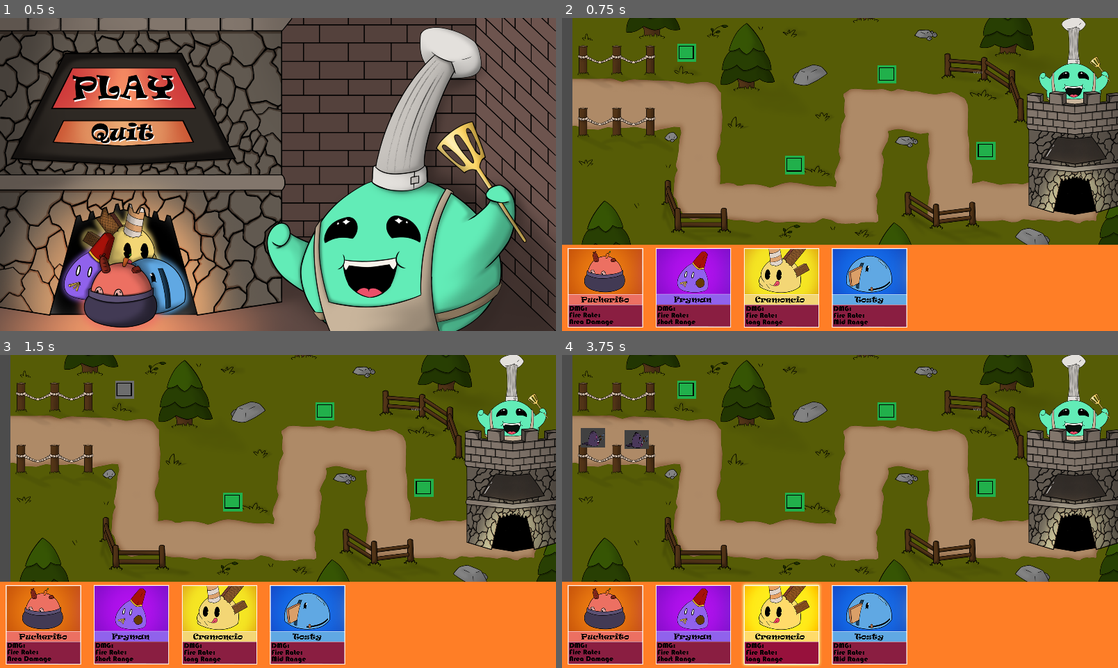
Above: before the commit, frames 1-4 (two rows, left to right).
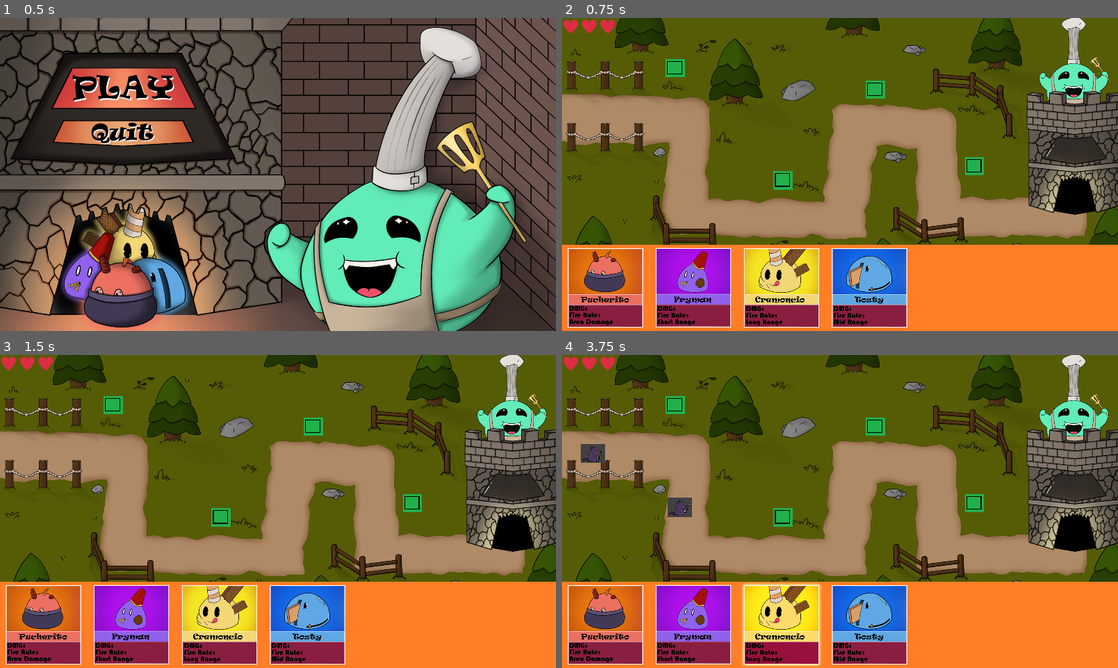
Above: after the commit, the same moments.

Repository: Ign4R/Ludum-dare-55
Game: Godot game, scene res://_main/scenes/Menus/MenuDeInicio.tscn
The game is run twice, just before and just after one commit, with the same random seed, the same clock (stepped at 60 frames per second) and the same inputs.
Inputs (mouse positions are in pixels of both pictures, inside the frame that each line leads up to):
- Up to frame 1 (0.5 s): no input
- Up to frame 2 (0.75 s): click (684, 89) at 0.5 s
- Up to frame 3 (1.5 s): click (122, 389) at 1.27 s
- Up to frame 4 (3.75 s): click (606, 624) at 2 s; click (695, 624) at 2.75 s; click (778, 624) at 3.5 s

Frame 1 is identical in both runs. In frame 2, 25% of the frame differs, in the area x 0-100%, y 0-73%; in frame 3, 25%; in frame 4, 25%.

Commit message:
Bueno lo mando

Diff:
--- /dev/null
+++ b/_main/Scripts_/ButtonRestart.gd
@@ -0,0 +1,9 @@
+extends TextureButton
+
+var mainScene = "res://_main/scenes/EscenaPrincipal.tscn"
+
+func _ready():
+	connect("pressed", self, "_on_button_pressed")
+
+func _on_button_pressed():
+	get_tree().change_scene(mainScene)
--- a/_main/Scripts_/Enemies/Enemigo1.gd
+++ b/_main/Scripts_/Enemies/Enemigo1.gd
@@ -1,7 +1,7 @@
 extends Node2D
 
 var array_de_wayPoints = []
-var velocidadDeMovimiento = 100
+var velocidadDeMovimiento = 300
 var contador = 0
 
 func _enter_tree():
--- /dev/null
+++ b/_main/Scripts_/EntityMelee.gd
@@ -0,0 +1,10 @@
+extends SlimeBase
+
+#VARIABLES MODIFICABLES
+
+func _ready():
+	pass
+func attack(body):
+	print("ejecutando habilidad de tipo MELEE")
+	#HACER LA LOGICA DEL ATAQUE
+	#LLAMAR AL SONIDO Y ANIMACION
--- a/_main/Scripts_/GameManager.gd
+++ b/_main/Scripts_/GameManager.gd
@@ -3,11 +3,7 @@
 
 var slime_current
 var life = 3
-var life_text
-
-func _ready():
-	life_text = $"../RichTextLabel"
-	pass
+var principalMenu = "res://_main/scenes/Menus/MenuDeInicio.tscn"
 
 func _process(delta):
 	game_over()
@@ -26,8 +22,7 @@
 
 func restar_vida():
 	life -= 1
-	print(life)
 
 func game_over():
 	if(life <= 0):
-		print("pausar juego y cargar pantalla de derrota")
+		get_tree().change_scene(principalMenu)
--- /dev/null
+++ b/_main/Scripts_/MainMenuButton.gd
@@ -0,0 +1,10 @@
+extends TextureButton
+
+var mainScene = "res://_main/scenes/Menus/MenuDeInicio.tscn"
+
+func _ready():
+	connect("pressed", self, "_on_button_pressed")
+	print("HOLA")
+
+func _on_button_pressed():
+	get_tree().change_scene(mainScene)
--- /dev/null
+++ b/_main/Scripts_/VidasImagenes.gd
@@ -0,0 +1,15 @@
+extends HBoxContainer
+
+var vidas
+
+func _ready():
+	vidas = get_children()
+
+func _process(delta):
+	if(GameManager.life == 2):
+		vidas[0].visible = false
+	elif (GameManager.life == 1):
+		vidas[1].visible = false
+	elif (GameManager.life == 0):
+		vidas[2].visible = false
+	pass
--- /dev/null
+++ b/_main/scenes/Defeat_Escene.tscn
@@ -0,0 +1,42 @@
+[gd_scene load_steps=10 format=2]
+
+[ext_resource path="res://_main/sprites/Restart/Restart_Button_Over.png" type="Texture" id=1]
+[ext_resource path="res://_main/sprites/MainMenu/mainmenu_Button_over.png" type="Texture" id=2]
+[ext_resource path="res://_main/sprites/Restart/Restart_Button.png" type="Texture" id=3]
+[ext_resource path="res://_main/sprites/Restart/Restart_Button_Pressed.png" type="Texture" id=4]
+[ext_resource path="res://_main/sprites/Defeat.png" type="Texture" id=5]
+[ext_resource path="res://_main/sprites/MainMenu/mainmenu_Button.png" type="Texture" id=6]
+[ext_resource path="res://_main/sprites/MainMenu/mainmenu_Button_pressed.png" type="Texture" id=7]
+[ext_resource path="res://_main/Scripts_/MainMenuButton.gd" type="Script" id=8]
+[ext_resource path="res://_main/Scripts_/ButtonRestart.gd" type="Script" id=9]
+
+[node name="Defeat_Escene" type="Node2D"]
+
+[node name="Defeat" type="Sprite" parent="."]
+position = Vector2( 969.25, 539.25 )
+scale = Vector2( 1.00599, 0.99213 )
+texture = ExtResource( 5 )
+
+[node name="MainMenu" type="TextureButton" parent="."]
+margin_left = 163.0
+margin_top = 138.0
+margin_right = 702.0
+margin_bottom = 226.0
+texture_normal = ExtResource( 6 )
+texture_pressed = ExtResource( 7 )
+texture_hover = ExtResource( 2 )
+expand = true
+stretch_mode = 3
+script = ExtResource( 8 )
+
+[node name="Restart" type="TextureButton" parent="."]
+margin_left = 159.0
+margin_top = 390.0
+margin_right = 710.0
+margin_bottom = 472.0
+texture_normal = ExtResource( 3 )
+texture_pressed = ExtResource( 4 )
+texture_hover = ExtResource( 1 )
+expand = true
+stretch_mode = 3
+script = ExtResource( 9 )
--- a/_main/scenes/EscenaPrincipal.tscn
+++ b/_main/scenes/EscenaPrincipal.tscn
@@ -7,6 +7,8 @@
 [ext_resource path="res://_main/sprites/Map.png" type="Texture" id=5]
 [ext_resource path="res://_main/sprites/ReySlime/King Slime (1).png" type="Texture" id=6]
 [ext_resource path="res://_main/sprites/ReySlime/Horno.png" type="Texture" id=7]
+[ext_resource path="res://_main/Scripts_/VidasImagenes.gd" type="Script" id=8]
+[ext_resource path="res://_main/sprites/Heart (3).png" type="Texture" id=9]
 
 [sub_resource type="CircleShape2D" id=1]
 radius = 18.16
@@ -17,7 +19,7 @@
 [node name="Node" type="Node"]
 
 [node name="Background" type="Sprite" parent="."]
-position = Vector2( 999, 472 )
+position = Vector2( 959, 525 )
 scale = Vector2( 1.00387, 0.986668 )
 texture = ExtResource( 5 )
 
@@ -125,7 +127,6 @@
 z_as_relative = false
 
 [node name="MenuSlimes" parent="." instance=ExtResource( 2 )]
-layer = 0
 offset = Vector2( 0, 2 )
 transform = Transform2D( 1, 0, 0, 1, 0, 2 )
 __meta__ = {
@@ -133,12 +134,37 @@
 "
 }
 
-[node name="Game_Manager_Node2D" type="Node2D" parent="."]
-script = ExtResource( 4 )
-
 [node name="KingSlime" type="Sprite" parent="."]
 position = Vector2( 1768, 138 )
 texture = ExtResource( 6 )
+
+[node name="HBoxContainer" type="HBoxContainer" parent="."]
+margin_right = 188.0
+margin_bottom = 60.0
+script = ExtResource( 8 )
+__meta__ = {
+"_edit_use_anchors_": true
+}
+
+[node name="TextureRect" type="TextureRect" parent="HBoxContainer"]
+margin_right = 60.0
+margin_bottom = 60.0
+texture = ExtResource( 9 )
+
+[node name="TextureRect2" type="TextureRect" parent="HBoxContainer"]
+margin_left = 64.0
+margin_right = 124.0
+margin_bottom = 60.0
+texture = ExtResource( 9 )
+
+[node name="TextureRect3" type="TextureRect" parent="HBoxContainer"]
+margin_left = 128.0
+margin_right = 188.0
+margin_bottom = 60.0
+texture = ExtResource( 9 )
+
+[node name="Game_Manager_Node2D" type="Node2D" parent="."]
+script = ExtResource( 4 )
 
 [node name="Horno" type="Sprite" parent="."]
 position = Vector2( 1771, 466 )
@@ -154,15 +180,4 @@
 "_edit_lock_": true
 }
 
-[node name="RichTextLabel" type="RichTextLabel" parent="."]
-anchor_right = 0.039
-anchor_bottom = 0.062
-margin_left = 1420.0
-margin_top = 182.0
-margin_right = 1580.12
-margin_bottom = 207.04
-bbcode_text = "Vidas"
-tab_size = 24
-text = "Vidas"
-
 [connection signal="timeout" from="Background/SpawnPoint/Timer" to="Background/SpawnPoint" method="_on_Timer_timeout"]
Not shown: 1 places in _main/scenes/EscenaPrincipal.tscn that only renumber resources
Binary file added: _main/sprites/Defeat.png
Not shown, added: _main/sprites/Defeat.png.import
Binary file added: _main/sprites/Heart (2).png
Not shown, added: _main/sprites/Heart (2).png.import
Binary file added: _main/sprites/Heart (3).png
Not shown, added: _main/sprites/Heart (3).png.import
Binary file added: _main/sprites/Heart.png
Not shown, added: _main/sprites/Heart.png.import
Binary file added: _main/sprites/MainMenu/mainmenu_Button.png
Not shown, added: _main/sprites/MainMenu/mainmenu_Button.png.import
Binary file added: _main/sprites/MainMenu/mainmenu_Button_over.png
(and 9 more such lines)
